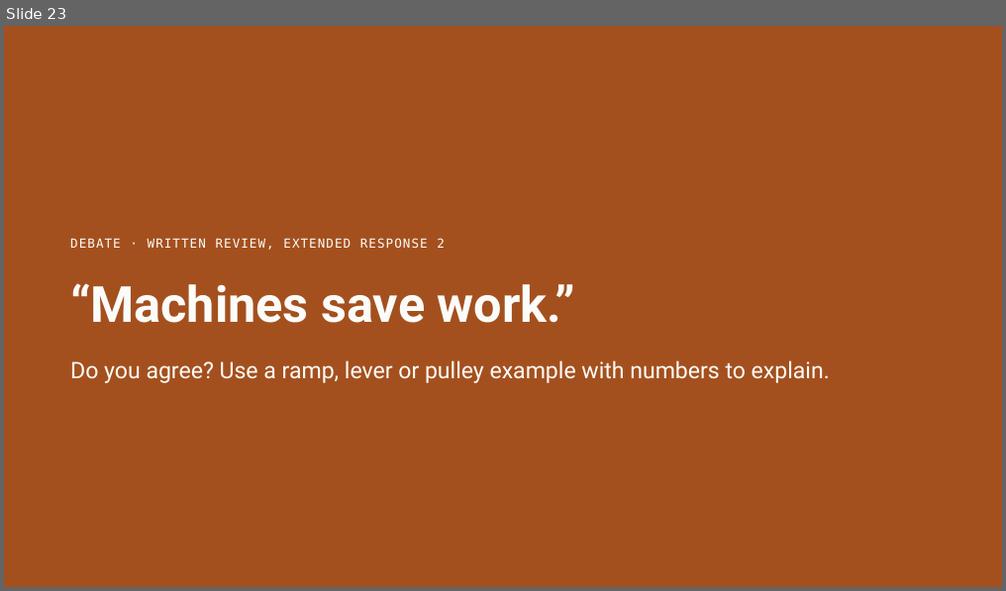
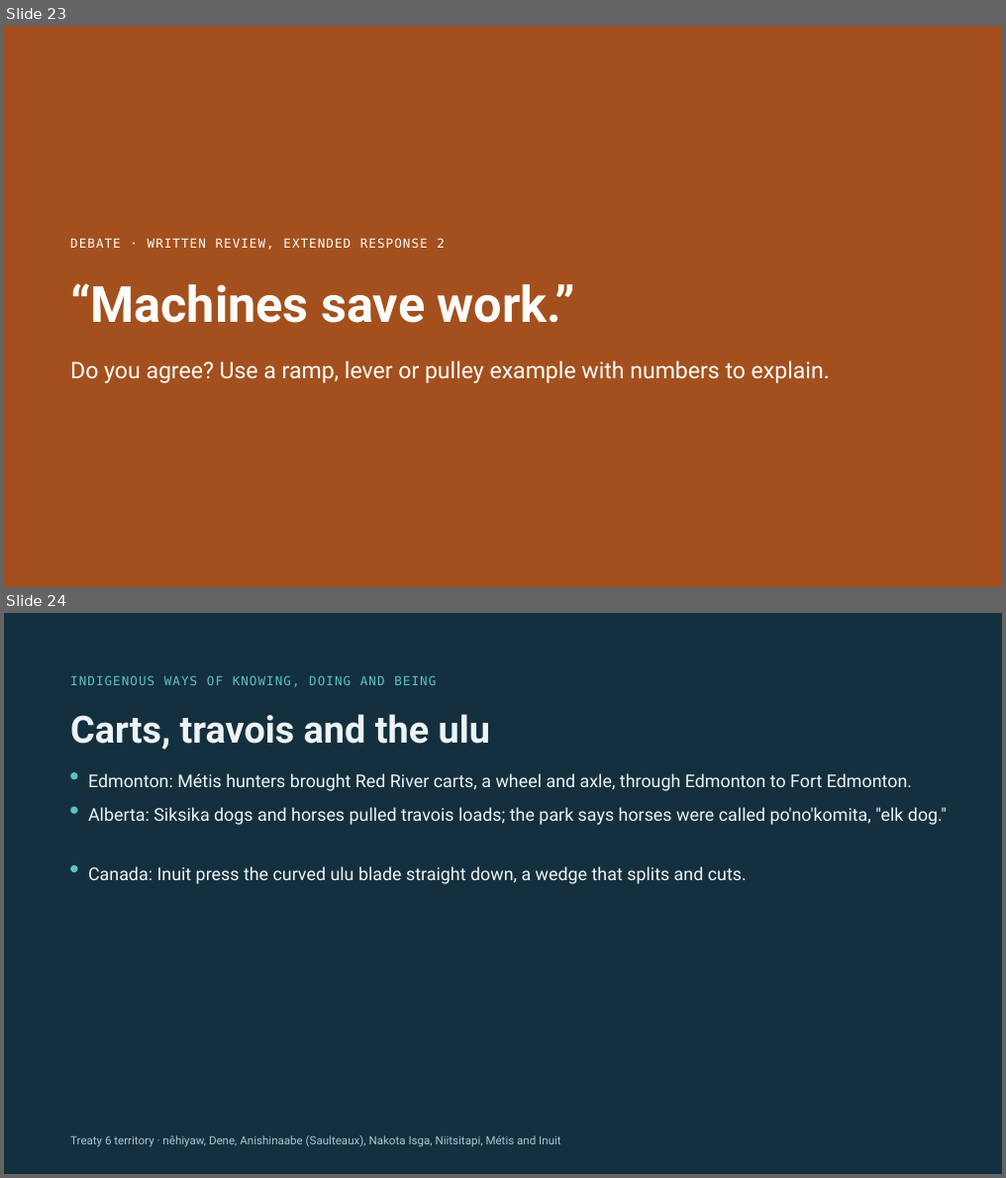
Before and after one commit to cebren/science-labs, a slide deck: science-starter-pack/slides/grade-7/machines-and-work-slides/machines-and-work-slides.pptx. Shown one above the other, each under a label of ours: slide 23 before the commit, slides 23 and 24 after it. The pictures are 1006x591 and 1006x1178 pixels, drawn with LibreOffice and Linux fonts; fonts in the diff are those of the drawing. Boxes give left, top, right and bottom in pixels: in the first picture for what was removed or moved away, otherwise in the second. Text is boxed around its words. In the diff, an @@ line names an element or a change of style, - is before the commit and + after.

```diff
--- a/science-starter-pack/slides/grade-7/machines-and-work-slides/machines-and-work-slides.pptx
+++ b/science-starter-pack/slides/grade-7/machines-and-work-slides/machines-and-work-slides.pptx
@@ slide 24 added at bbox=[4, 613, 1002, 1174], background #14303F @@
@@ text added at bbox=[70, 675, 436, 687], 12 pt, text #5CC4B8 @@
+INDIGENOUS WAYS OF KNOWING, DOING AND BEING
@@ text added at bbox=[70, 714, 490, 750], 36 pt, text #EEF3F5, bold @@
+Carts, travois and the ulu
@@ rounded rectangle added at bbox=[70, 772, 78, 780], fill #5CC4B8 @@
@@ text added at bbox=[88, 773, 912, 791], 17 pt, text #EEF3F5 @@
+Edmonton: Métis hunters brought Red River carts, a wheel and axle, through Edmonton to Fort Edmonton.
@@ rounded rectangle added at bbox=[70, 807, 78, 814], fill #5CC4B8 @@
@@ text added at bbox=[88, 807, 946, 825], 17 pt, text #EEF3F5 @@
+Alberta: Siksika dogs and horses pulled travois loads; the park says horses were called po'no'komita, "elk dog."
@@ rounded rectangle added at bbox=[70, 865, 78, 872], fill #5CC4B8 @@
@@ text added at bbox=[88, 866, 746, 884], 17 pt, text #EEF3F5 @@
+Canada: Inuit press the curved ulu blade straight down, a wedge that splits and cuts.
@@ text added at bbox=[70, 1136, 560, 1148], 11 pt, text #A9C6D3 @@
+Treaty 6 territory · nêhiyaw, Dene, Anishinaabe (Saulteaux), Nakota Isga, Niitsitapi, Métis and Inuit
```
Also in this commit, not shown: 11 other files.
